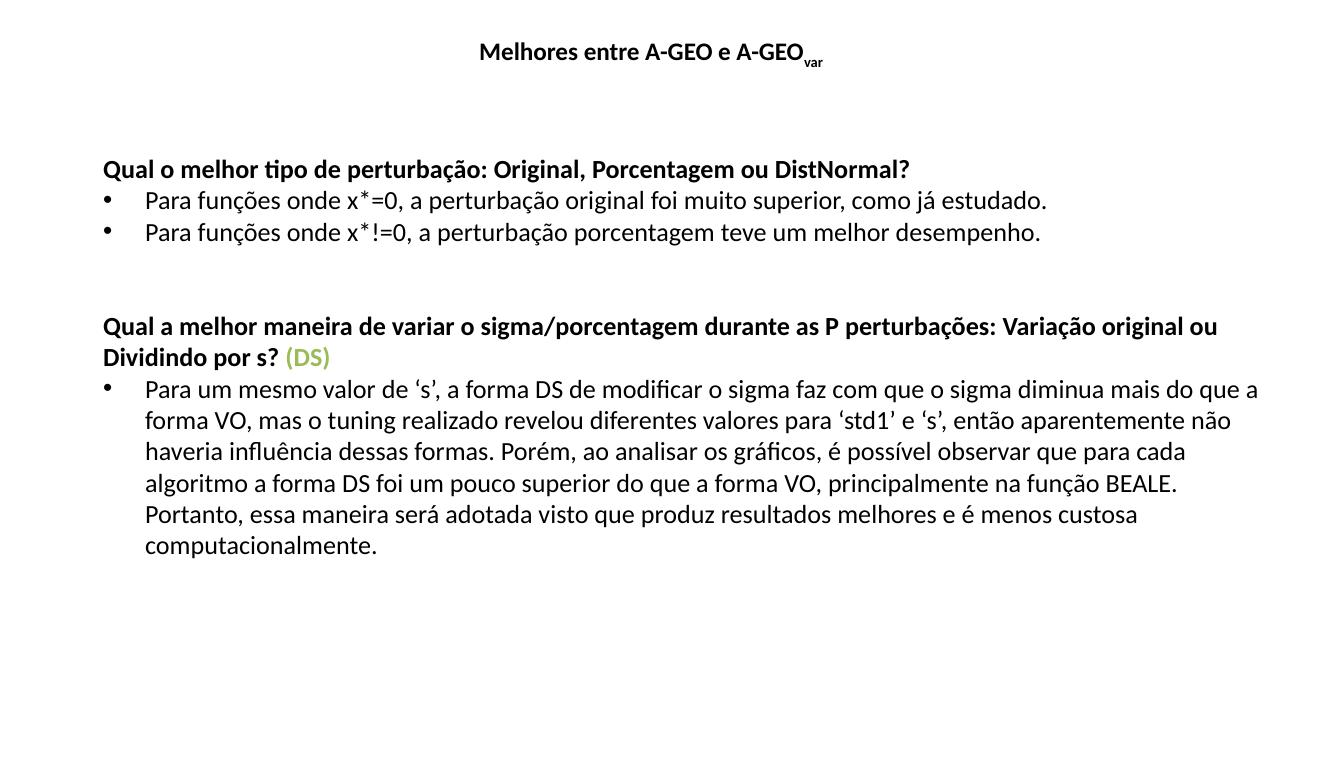
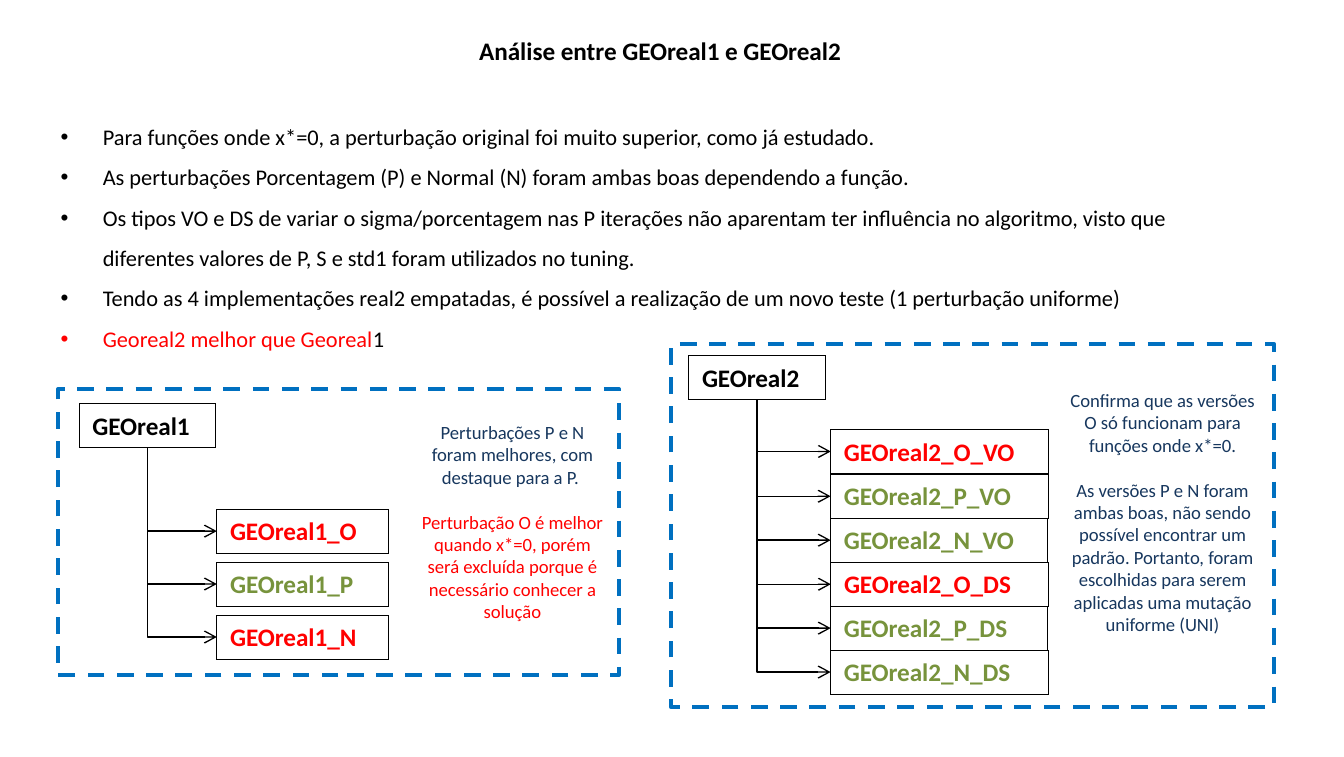
Before and after one commit to leobeckerdaluz/GEO_OptimizationAlgorithms, a slide deck: slide 11 of Apresentacoes/comparação de resultados - v3.pptx. Drawn at 1344x757 pixels with LibreOffice and Linux fonts; fonts in the diff are those of the drawing. Boxes give left, top, right and bottom in pixels: in the first picture for what was removed or moved away, otherwise in the second. Text is boxed around its words. In the diff, an @@ line names an element or a change of style, - is before the commit and + after.

```diff
--- a/Apresentacoes/comparação de resultados - v3.pptx
+++ b/Apresentacoes/comparação de resultados - v3.pptx
@@ text at (479,42,840,61): text changed @@
-Melhores entre A-GEO e A-GEOvar
+Análise entre GEOreal1 e GEOreal2
@@ text "Para funções onde x*=0, a ...": place and size @@
-text "Para funções onde x*=0, a ..." at (103,159,1259,559)
+text "Para funções onde x*=0, a ..." at (103,129,1166,351)
@@ text at (103,129,874,149): size 14 to 12 pt in "Para funções onde x*=0, a perturbação original ..."; line spacing 1 to 1.5 @@
@@ text at (103,159,910,183): paragraph removed @@
-Qual o melhor tipo de perturbação: Original, Porcentagem ou DistNormal?
@@ text at (103,169,1166,351): text changed; size 14 to 12 pt @@
-• Para funções onde x*!=0, a perturbação porcentagem teve um melhor desempenho.
-Qual a melhor maneira de variar o sigma/porcentagem durante as P perturbações: Variação original ou Dividindo por s? (DS)
-• Para um mesmo valor de ‘s’, a forma DS de modificar o sigma faz com que o sigma diminua mais do que a forma VO, mas o tuning realizado revelou diferentes valores para ‘std1’ e ‘s’, então aparentemente não haveria influência dessas formas. Porém, ao analisar os gráficos, é possível observar que para cada algoritmo a forma DS foi um pouco superior do que a forma VO, principalmente na função BEALE. Portanto, essa maneira será adotada visto que produz resultados melhores e é menos custosa computacionalmente.
+• As perturbações Porcentagem (P) e Normal (N) foram ambas boas dependendo a função.
+• Os tipos VO e DS de variar o sigma/porcentagem nas P iterações não aparentam ter influência no algoritmo, visto que diferentes valores de P, S e std1 foram utilizados no tuning.
+• Tendo as 4 implementações real2 empatadas, é possível a realização de um novo teste (1 perturbação uniforme)
+• Georeal2 melhor que Georeal1
@@ group added at (58,388,618,675): 5 rectangles, 3 elbow arrows, 1 text @@
+GEOreal1
+GEOreal1_O
+GEOreal1_P
+GEOreal1_N
+Perturbações P e N foram melhores, com destaque para a P.
+Perturbação O é melhor quando x*=0, porém será excluída porque é necessário conhecer a solução
@@ group added at (672,344,1274,707): 8 rectangles, 6 elbow arrows, 1 text @@
+GEOreal2
+GEOreal2_O_VO
+GEOreal2_P_VO
+GEOreal2_N_VO
+GEOreal2_O_DS
+GEOreal2_P_DS
+GEOreal2_N_DS
+Confirma que as versões O só funcionam para funções onde x*=0.
+As versões P e N foram ambas boas, não sendo possível encontrar um padrão. Portanto, foram escolhidas para serem aplicadas uma mutação uniforme (UNI)
```
Also in this commit, not shown: 2 other slides changed, 11 slides added, 2 slides removed, 17 other files.
